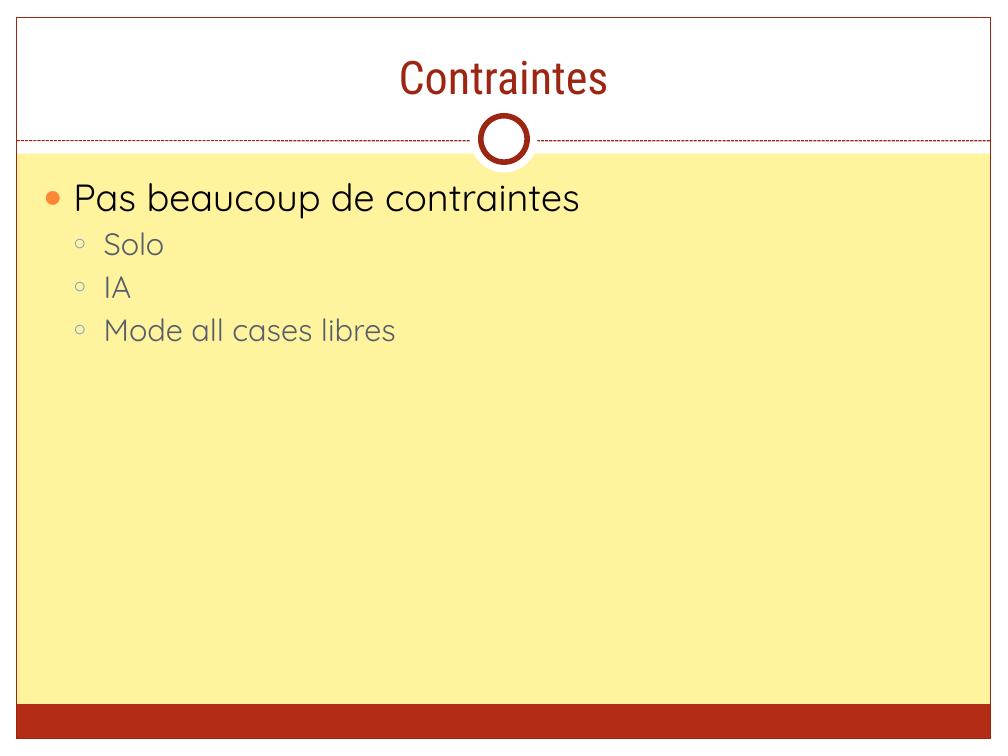
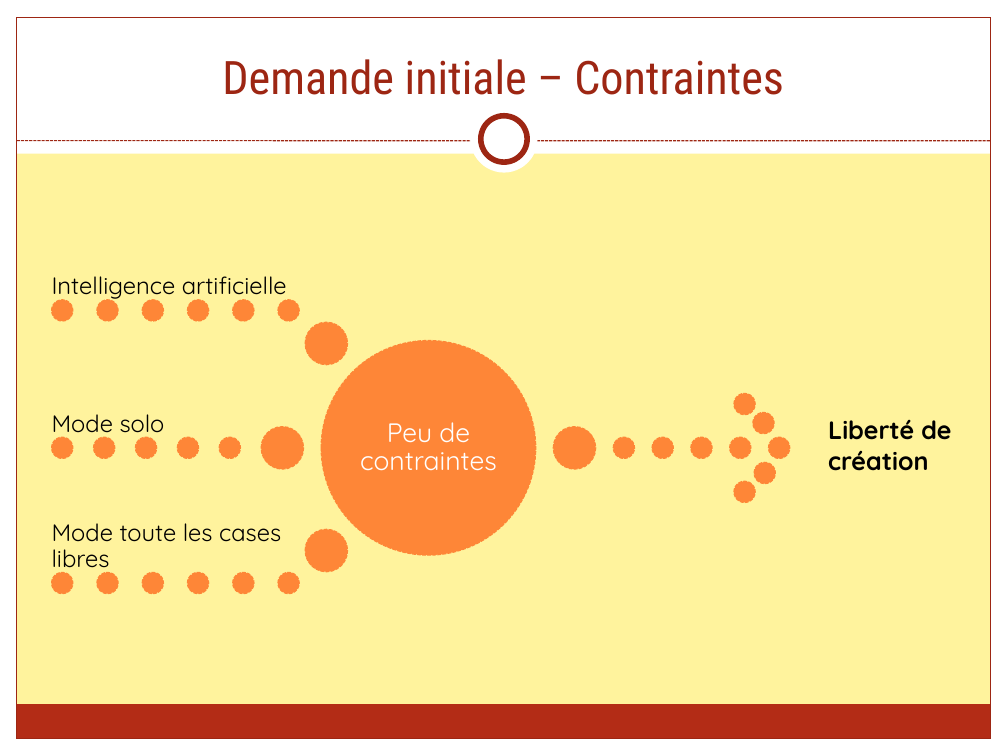
Before and after one commit to FieryWeasel/Picarete, a slide deck: slide 6 of SOURCES/RAPPORTS/Picarete - Presentation.pptx (slide 5 before the commit). Drawn at 1008x756 pixels with LibreOffice and Linux fonts; fonts in the diff are those of the drawing. Boxes give left, top, right and bottom in pixels: in the first picture for what was removed or moved away, otherwise in the second. Text is boxed around its words. In the diff, an @@ line names an element or a change of style, - is before the commit and + after.

```diff
--- a/SOURCES/RAPPORTS/Picarete - Presentation.pptx
+++ b/SOURCES/RAPPORTS/Picarete - Presentation.pptx
@@ title at [222, 59, 784, 95]: text changed @@
-Contraintes
+Demande initiale – Contraintes
@@ text removed at [73, 171, 580, 342] @@
-● Pas beaucoup de contraintes
-  ○ Solo
-  ○ IA
-  ○ Mode all cases libres
@@ text added at [828, 420, 951, 471], 18 pt, text #000000, bold @@
+Liberté de création
@@ group added at [51, 276, 789, 594]: 31 ellipses, 4 texts @@
+Peu de contraintes
+Intelligence artificielle
+Mode solo
+Mode toute les cases libres
```
Also in this commit, not shown: 9 other slides changed, 5 slides added, 1 slide removed, 17 other files.
